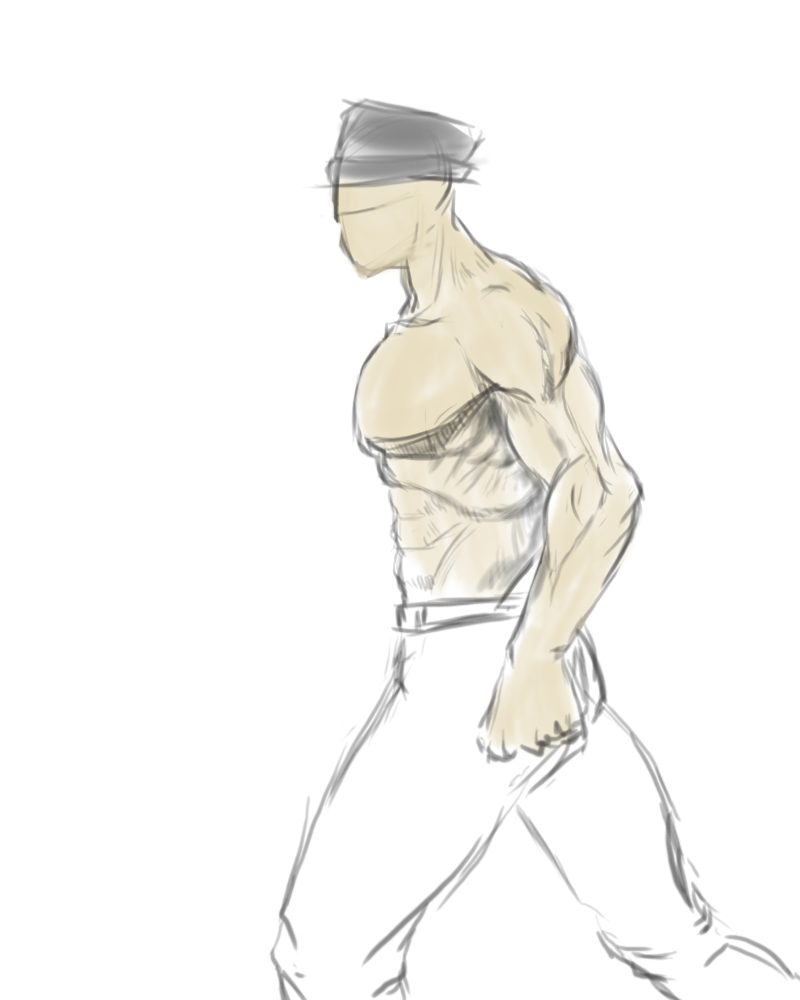
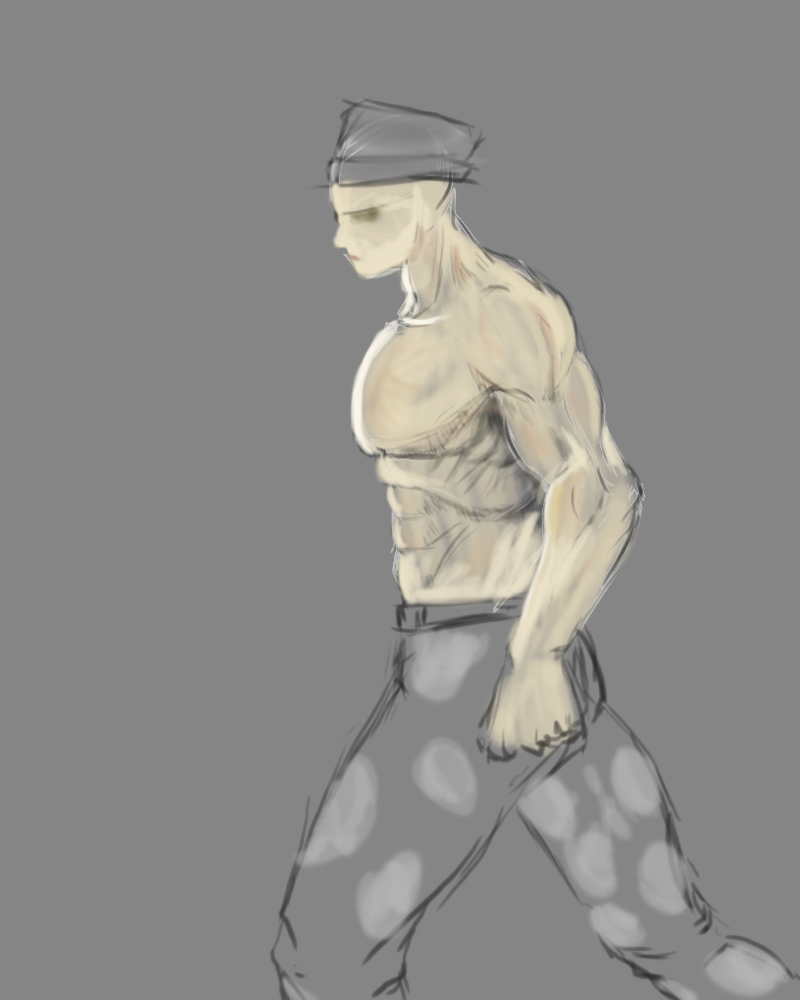
Comparing the layer stacks of the two 800x1000 images. Changes:
painted on "Layer 2" over [331, 198, 420, 277]
painted on "skin" over [276, 180, 794, 1000]
painted on "Layer 1" over [0, 0, 800, 1000]
